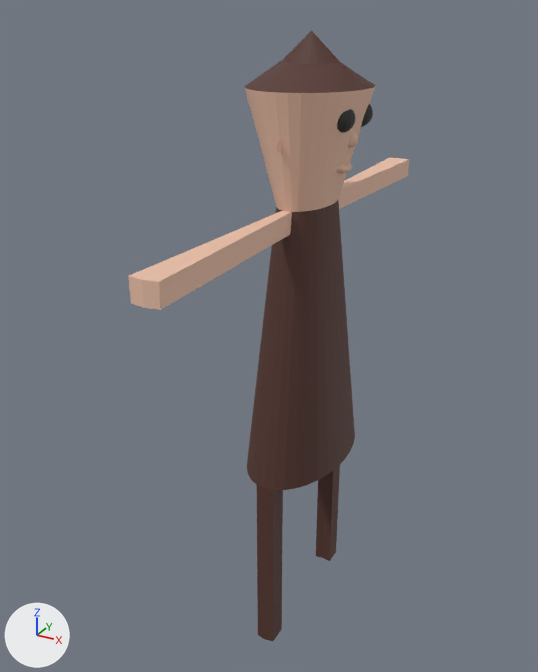
The OBJ model models/duende.obj: old version first, new version second.
One viewpoint serves both versions: a 50 mm camera at (1.52, -3.14, 1.83) aimed at (-0.18, -0.05, 0.29). Lighting does not change. The marker at lower left points along +X, +Y and +Z. Where no turn or scale is listed for an object, it has been applied to the vertices. Vertices at the same position are counted once.
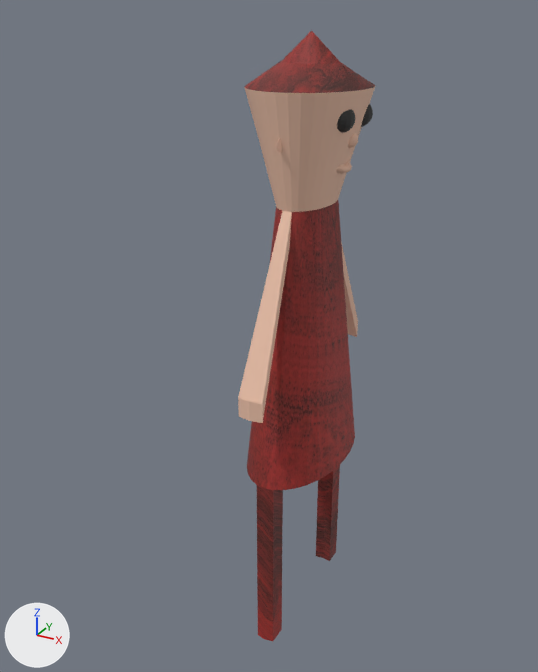
Commit message: talvez a versão final duende

Changed parts and their boxes (x1, y1, x2, y2) in the pictures (538 x 672 px; the box of a moved part takes in the faces that stretch with it):
'Cylinder', reshaped (51% narrower): before (129, 30, 409, 641); after (238, 30, 375, 641)
part 1 of me_cylinder, moved or reshaped: before (129, 158, 409, 310); after (238, 211, 358, 423)

The change, as a list of edits to the scene's bpy script:
```text
Add mat_material_none:
    mat_material_none = principled_material('Material_NONE')
    mat_material_none.texture = img_fundo_fotografico_em_tecido_textura_vermelho_2_60x1_50m_fundo_fotografico_jpg
    mat_material_none.roughness = 0.69
Change me_cylinder:
    used by ob_cylinder; location = (0.0, 0.0, 0.0)
    remove me_cylinder.from_pydata(...)  # 1037 vertices, 1121 faces; spans x -0.28..0.28, y -1.27..1.27, z -1.36..1.75
    add me_cylinder.from_pydata(...)  # 1037 vertices, 1121 faces; spans x -0.28..0.28, y -0.57..0.57, z -1.36..1.75
    me_cylinder part 1
    12 vertices are removed from x -0.06..0.06, y -1.27..1.27, z 0.9..1.0
    14 faces are deleted
    6 vertices are added at (0.0, 0.57, 0.1), (0.06, 0.56, 0.1), (-0.06, 0.56, 0.1), (0.06, -0.56, 0.1), (0.0, -0.57, 0.1), (-0.06, -0.56, 0.1)
    6 new vertices lie (0.0, 0.0, 0.1) away from vertices in x -0.06..0.06, y -0.57..0.57, z 0.1
    14 new faces join them, mat_material_001 (picture img_0004abhominal_11_texturas_1_jpg)
    add me_cylinder.materials.append(mat_material_none)  # picture img_fundo_fotografico_em_tecido_textura_vermelho_2_60x1_50m_fundo_fotografico_jpg
```
